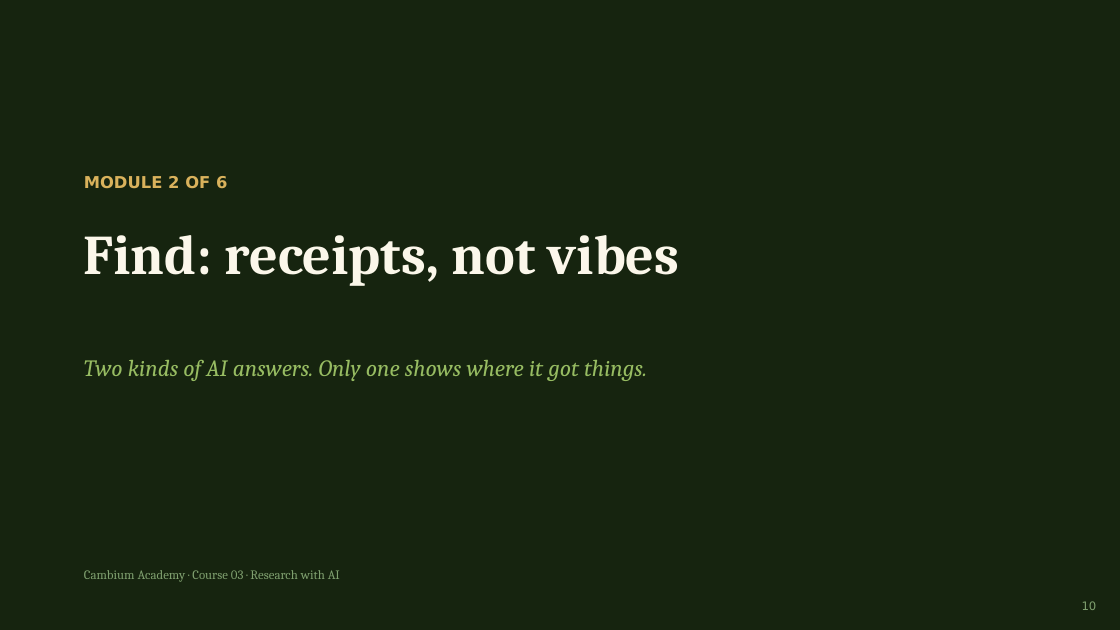
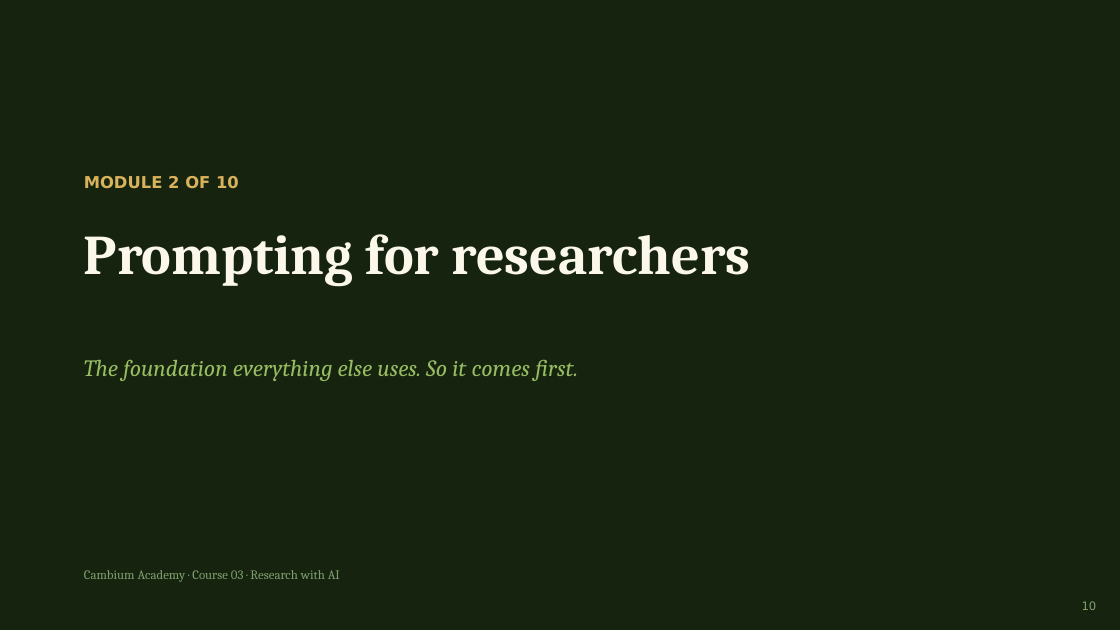
Before and after one commit to pkjaslam/cambium-academy, a slide deck: slide 10 of courses/course-03-research-with-ai/slides/Cambium-Academy-Course03-Research-with-AI.pptx. Drawn at 1120x630 pixels with LibreOffice and Linux fonts; fonts in the diff are those of the drawing. Boxes give left, top, right and bottom in pixels: in the first picture for what was removed or moved away, otherwise in the second. Text is boxed around its words. In the diff, an @@ line names an element or a change of style, - is before the commit and + after.

```diff
--- a/courses/course-03-research-with-ai/slides/Cambium-Academy-Course03-Research-with-AI.pptx
+++ b/courses/course-03-research-with-ai/slides/Cambium-Academy-Course03-Research-with-AI.pptx
@@ text at box(84, 176, 239, 189): text changed @@
-MODULE 2 OF 6
+MODULE 2 OF 10
@@ text at box(84, 234, 751, 287): text changed @@
-Find: receipts, not vibes
+Prompting for researchers
@@ text at box(84, 360, 578, 381): text changed @@
-Two kinds of AI answers. Only one shows where it got things.
+The foundation everything else uses. So it comes first.
```
Also in this commit, not shown: 17 other slides changed, 42 slides added, 22 slides removed, 18 other files.
